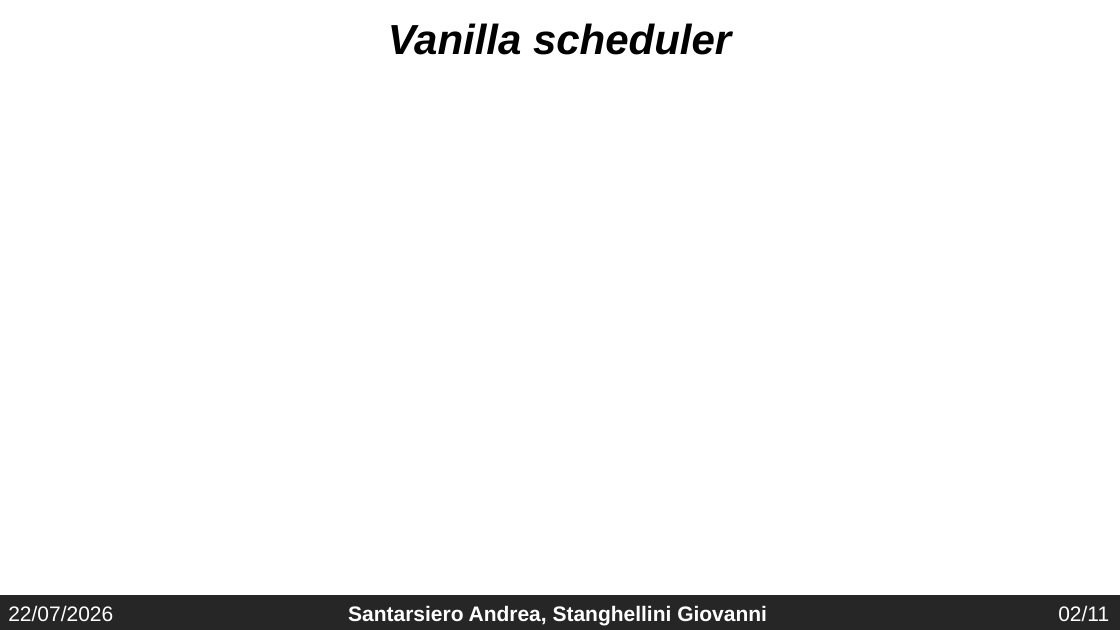
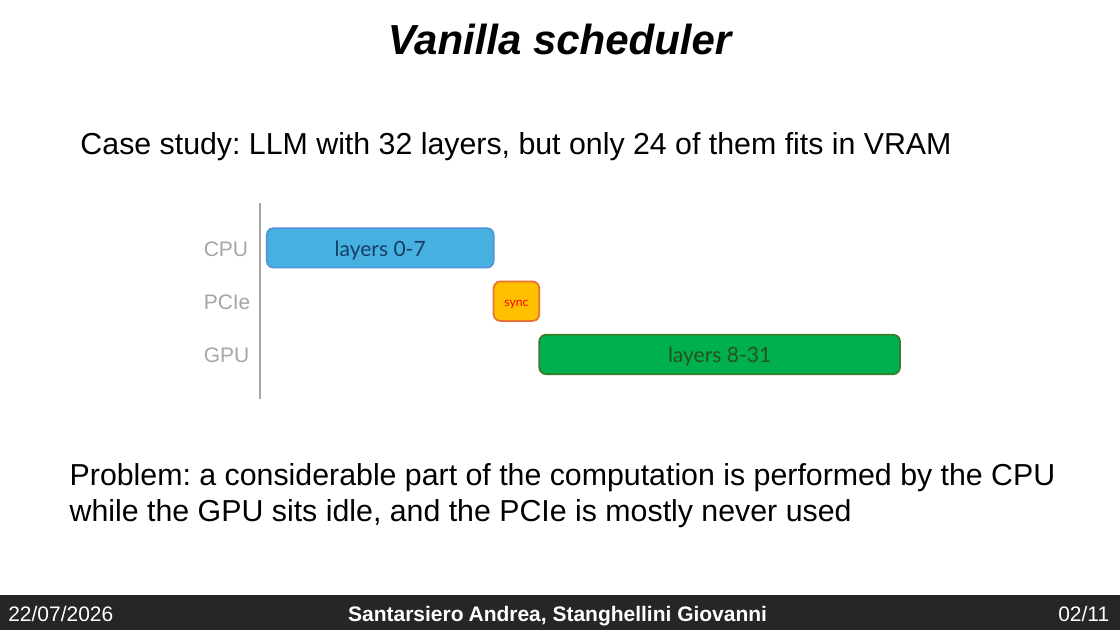
Before and after one commit to gio-stanga/fionda, a slide deck: slide 3 of .fionda_context/fionda scheduler.pptx. Drawn at 1120x630 pixels with LibreOffice and Linux fonts; fonts in the diff are those of the drawing. Boxes give left, top, right and bottom in pixels: in the first picture for what was removed or moved away, otherwise in the second. Text is boxed around its words. In the diff, an @@ line names an element or a change of style, - is before the commit and + after.

```diff
--- a/.fionda_context/fionda scheduler.pptx
+++ b/.fionda_context/fionda scheduler.pptx
@@ text added at [80,132,952,160], 26 pt, text #000000 @@
+Case study: LLM with 32 layers, but only 24 of them fits in VRAM
@@ line added from (260, 203) to (260, 399), #A6A6A6 1.5 pt @@
@@ rounded rectangle added at [267,229,494,268], fill #46B1E1, outline #4E95D9 1.5 pt, 18 pt, text #163E64 @@
+layers 0-7
@@ text added at [204,241,248,256], 18 pt, text #A6A6A6 @@
+CPU
@@ text added at [204,294,251,309], 18 pt, text #A6A6A6 @@
+PCIe
@@ rounded rectangle added at [494,281,539,321], fill #FFC000, outline #E97132 1.5 pt, 10.5 pt, text #FF0000 @@
+sync
@@ text added at [204,347,249,362], 18 pt, text #A6A6A6 @@
+GPU
@@ rounded rectangle added at [539,335,900,375], fill #00B050, outline #3B7D23 1.5 pt, 18 pt, text #275417 @@
+layers 8-31
@@ text added at [70,463,1055,527], 26 pt, text #000000 @@
+Problem: a considerable part of the computation is performed by the CPU while the GPU sits idle, and the PCIe is mostly never used
```
Also in this commit, not shown: 3 other slides changed.
